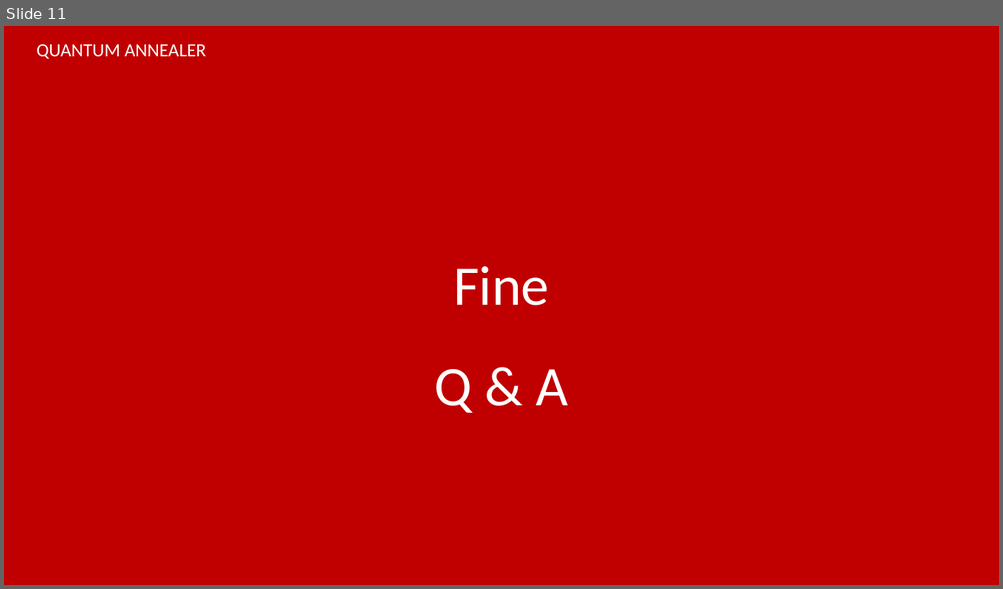
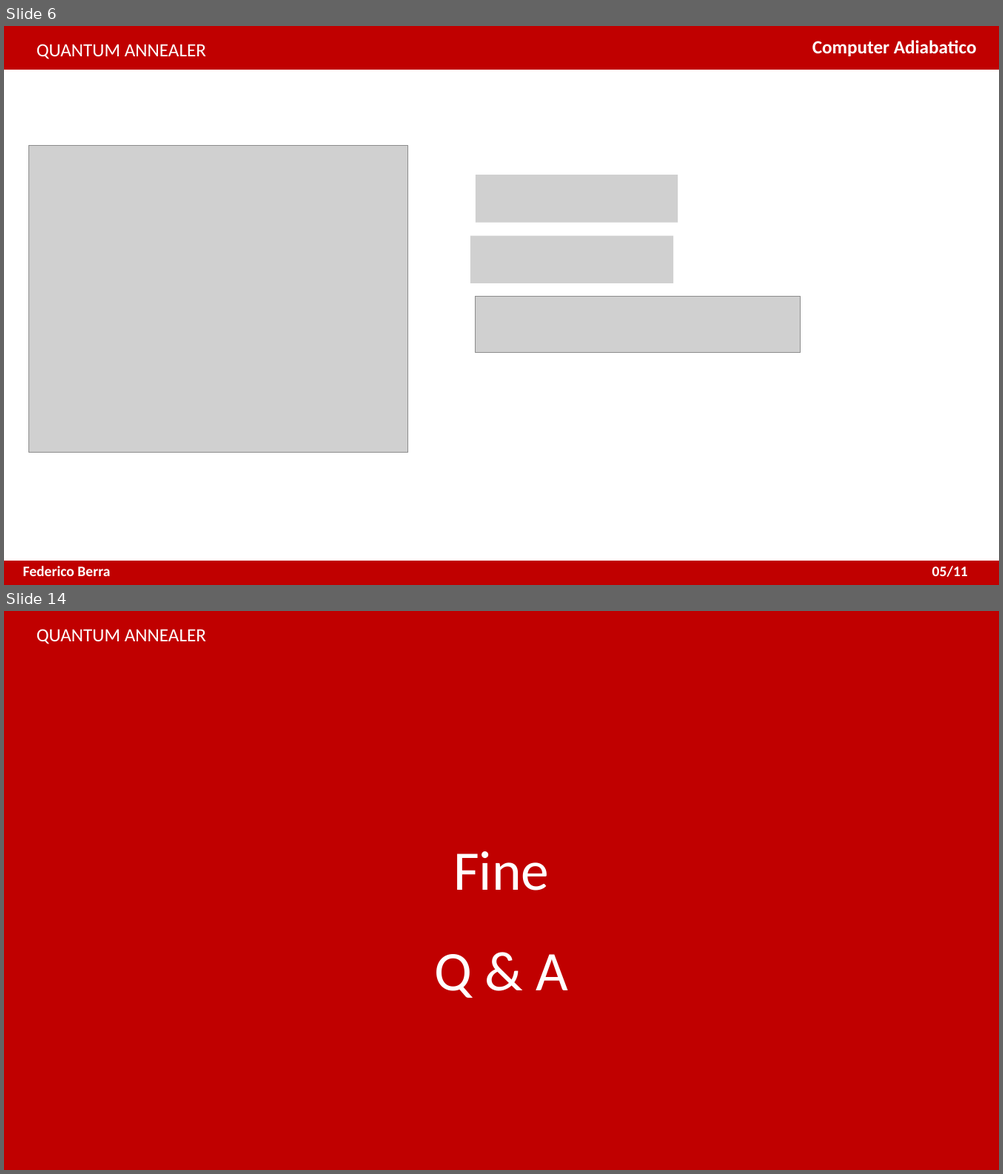
Before and after one commit to XaBerr/tesi-triennale, a slide deck: presentazione/presentazione.pptx. Shown one above the other, each under a label of ours: slide 11 before the commit, slides 6 and 14 after it; the slides between them are not shown. The pictures are 1003x589 and 1003x1174 pixels, drawn with LibreOffice and Linux fonts; fonts in the diff are those of the drawing; grey boxes stand for pictures. Boxes give left, top, right and bottom in pixels: in the first picture for what was removed or moved away, otherwise in the second. Text is boxed around its words. In the diff, an @@ line names an element or a change of style, - is before the commit and + after.

```diff
--- a/presentazione/presentazione.pptx
+++ b/presentazione/presentazione.pptx
@@ slide 6 added at [4,26,999,585], background #FFFFFF @@
@@ rectangle added at [4,26,999,69], fill #C00000, outline #C00000 1 pt @@
@@ text added at [37,44,206,59], 18 pt, text #FFFFFF @@
+QUANTUM ANNEALER
@@ text added at [812,40,976,56], 18 pt, text #FFFFFF, bold @@
+Computer Adiabatico
@@ picture added at [29,145,407,453] @@
@@ picture added at [475,175,677,223] @@
@@ picture added at [470,235,673,284] @@
@@ picture added at [475,297,800,353] @@
@@ rectangle added at [4,562,999,585], fill #C00000, outline #C00000 1 pt @@
@@ text added at [23,566,110,577], 14 pt, text #FFFFFF, bold @@
+Federico Berra
@@ text added at [932,566,967,577], 14 pt, text #FFFFFF, bold @@
+05/11
@@ what was slide 11 is now slide 14 @@
```
Also in this commit, not shown: 9 slides changed, 2 other slides added, 4 other files.
